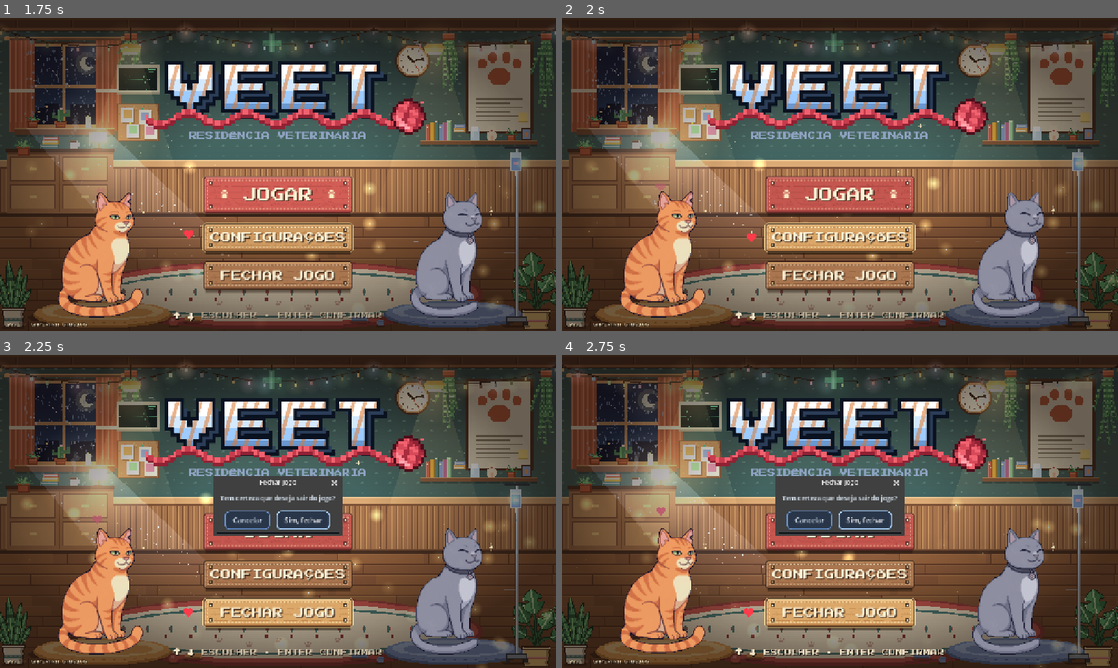
Above: before the commit, frames 1-4 (two rows, left to right).
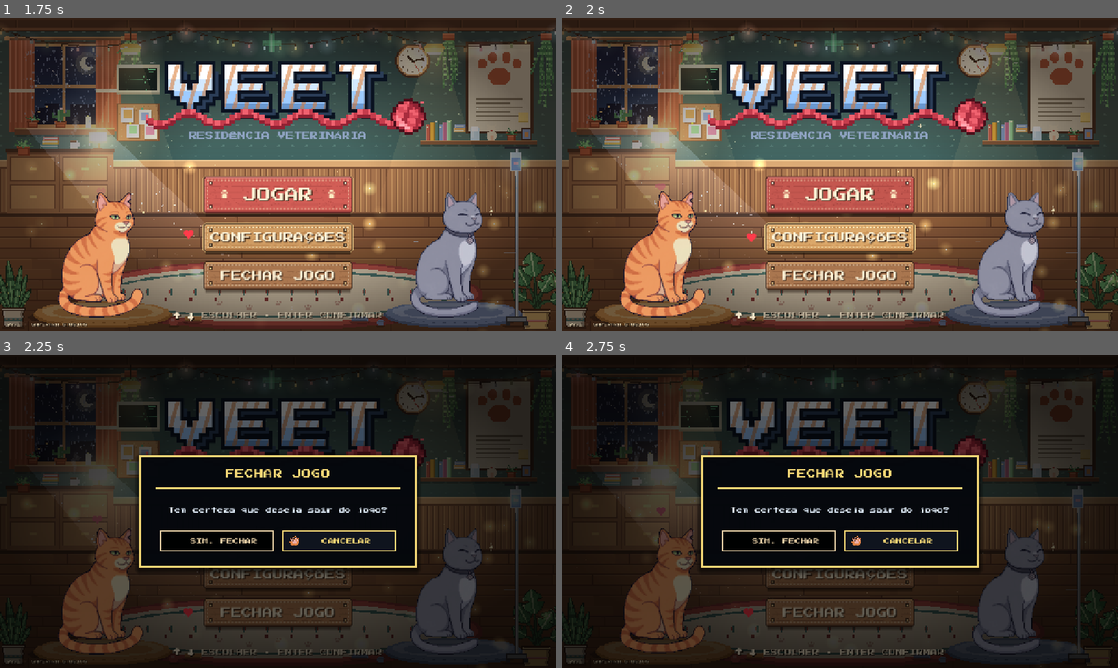
Above: after the commit, the same moments.

Repository: cauang/Veet
Game: Godot game, scene res://scenes/home/tela_home.tscn
The game is run twice, just before and just after one commit, with the same random seed, the same clock (stepped at 60 frames per second) and the same inputs.
Inputs (mouse positions are in pixels of both pictures, inside the frame that each line leads up to):
- Up to frame 1 (1.75 s): tap Enter (ui_accept) at 0.5 s; move the mouse to (400, 158) at 0.52 s; hold Right (ui_right) 0.53-1.25 s; hold Enter (ui_accept) 0.53-1.25 s; click (400, 158) at 0.67 s; drag from (166, 190) to (250, 237) at 1.27 s
- Up to frame 2 (2 s): no input
- Up to frame 3 (2.25 s): click "FECHAR JOGO" at 2 s
- Up to frame 4 (2.75 s): no input

Frames 1-2 are identical in both runs. In frame 3, 94% of the frame differs, in the area x 0-100%, y 0-100%; in frame 4, 94%.

Commit message:
feat: caixa de confirmacao estilizada (fechar jogo e voltar ao menu) e bip do eletrocardiograma
- CaixaConfirmacao reutilizavel no lugar do ConfirmationDialog padrao; trata o teclado sozinha sem vazar para a cena de baixo
- Home: fechar jogo usa a nova caixa; Batalha: ESC no menu pergunta antes de voltar ao menu
- Abertura da Home: 'pi' do monitor cardiaco no pico do batimento (sinal batimento em ecg_linha)

Diff:
--- /dev/null
+++ b/scenes/componentes/caixa_confirmacao.tscn
@@ -0,0 +1,108 @@
+[gd_scene format=3]
+
+[ext_resource type="Script" path="res://scripts/componentes/caixa_confirmacao.gd" id="1_script"]
+[ext_resource type="FontFile" path="res://assets/fontes/PressStart2P-Regular.ttf" id="2_fonte"]
+
+[sub_resource type="Theme" id="Tema"]
+default_font = ExtResource("2_fonte")
+default_font_size = 14
+
+[sub_resource type="StyleBoxFlat" id="PainelEstilo"]
+bg_color = Color(0.02, 0.03, 0.05, 0.97)
+border_width_left = 4
+border_width_top = 4
+border_width_right = 4
+border_width_bottom = 4
+border_color = Color(0.949, 0.839, 0.459, 1)
+shadow_color = Color(0, 0, 0, 0.55)
+shadow_size = 12
+shadow_offset = Vector2(0, 6)
+
+[sub_resource type="StyleBoxFlat" id="Faixa"]
+bg_color = Color(0.949, 0.839, 0.459, 1)
+
+[node name="CaixaConfirmacao" type="Control"]
+visible = false
+layout_mode = 3
+anchors_preset = 15
+anchor_right = 1.0
+anchor_bottom = 1.0
+grow_horizontal = 2
+grow_vertical = 2
+theme = SubResource("Tema")
+script = ExtResource("1_script")
+
+[node name="Escuro" type="ColorRect" parent="."]
+layout_mode = 1
+anchors_preset = 15
+anchor_right = 1.0
+anchor_bottom = 1.0
+color = Color(0, 0, 0, 0.62)
+
+[node name="Painel" type="PanelContainer" parent="."]
+unique_name_in_owner = true
+custom_minimum_size = Vector2(640, 0)
+layout_mode = 1
+anchors_preset = 8
+anchor_left = 0.5
+anchor_top = 0.5
+anchor_right = 0.5
+anchor_bottom = 0.5
+offset_left = -320.0
+offset_top = -130.0
+offset_right = 320.0
+offset_bottom = 130.0
+grow_horizontal = 2
+grow_vertical = 2
+theme_override_styles/panel = SubResource("PainelEstilo")
+
+[node name="Margem" type="MarginContainer" parent="Painel"]
+layout_mode = 2
+theme_override_constants/margin_left = 34
+theme_override_constants/margin_top = 28
+theme_override_constants/margin_right = 34
+theme_override_constants/margin_bottom = 30
+
+[node name="Coluna" type="VBoxContainer" parent="Painel/Margem"]
+layout_mode = 2
+theme_override_constants/separation = 20
+
+[node name="Titulo" type="Label" parent="Painel/Margem/Coluna"]
+unique_name_in_owner = true
+layout_mode = 2
+theme_override_colors/font_color = Color(0.949, 0.839, 0.459, 1)
+theme_override_font_sizes/font_size = 22
+text = "CONFIRMAR"
+horizontal_alignment = 1
+
+[node name="Faixa" type="Panel" parent="Painel/Margem/Coluna"]
+custom_minimum_size = Vector2(0, 4)
+layout_mode = 2
+theme_override_styles/panel = SubResource("Faixa")
+
+[node name="Mensagem" type="Label" parent="Painel/Margem/Coluna"]
+unique_name_in_owner = true
+custom_minimum_size = Vector2(0, 56)
+layout_mode = 2
+theme_override_constants/line_spacing = 12
+text = "Tem certeza?"
+horizontal_alignment = 1
+vertical_alignment = 1
+autowrap_mode = 3
+
+[node name="Botoes" type="HBoxContainer" parent="Painel/Margem/Coluna"]
+layout_mode = 2
+theme_override_constants/separation = 22
+alignment = 1
+
+[node name="BtnSim" type="Button" parent="Painel/Margem/Coluna/Botoes"]
+unique_name_in_owner = true
+custom_minimum_size = Vector2(260, 48)
+layout_mode = 2
+text = "SIM"
+
+[node name="BtnNao" type="Button" parent="Painel/Margem/Coluna/Botoes"]
+unique_name_in_owner = true
+custom_minimum_size = Vector2(260, 48)
+layout_mode = 2
+text = "NÃO"
--- a/scripts/batalha/batalha.gd
+++ b/scripts/batalha/batalha.gd
@@ -61,6 +61,7 @@
 var _depois_do_texto := Callable()
 var _audio: Node
 var _estado_anterior := "neutro"
+var _confirmacao_saida: CaixaConfirmacao
 var _ultimo_caractere := 0
 var _estilo_normal: StyleBoxFlat
 var _estilo_sel: StyleBoxFlat
@@ -165,6 +166,8 @@
 				_mover_menu((_indice_menu + 2) % ORDEM_ACOES.size())   # troca de linha
 			elif evento.is_action_pressed("ui_accept"):
 				_ativar_acao(ORDEM_ACOES[_indice_menu])
+			elif evento.is_action_pressed("ui_cancel"):
+				_pedir_saida()
 			else:
 				return
 		Estado.SUBMENU:
@@ -199,6 +202,15 @@
 	get_viewport().set_input_as_handled()
 
 
+## ESC no menu: pergunta se o jogador quer mesmo abandonar o caso.
+func _pedir_saida() -> void:
+	if _confirmacao_saida == null:
+		_confirmacao_saida = preload("res://scenes/componentes/caixa_confirmacao.tscn").instantiate()
+		add_child(_confirmacao_saida)
+		_confirmacao_saida.confirmado.connect(GerenciadorCenas.voltar_ao_menu)
+	_confirmacao_saida.perguntar("VOLTAR AO MENU", "O progresso deste caso será perdido.\nDeseja voltar ao menu principal?", "SIM, VOLTAR", "CONTINUAR")
+
+
 func _clique(evento: InputEvent) -> bool:
 	return evento is InputEventMouseButton and evento.pressed and evento.button_index == MOUSE_BUTTON_LEFT
 
--- /dev/null
+++ b/scripts/componentes/caixa_confirmacao.gd
@@ -0,0 +1,146 @@
+class_name CaixaConfirmacao
+extends Control
+## Caixa de confirmacao estilizada (no lugar do ConfirmationDialog padrao).
+##
+## Uso:
+##   var caixa: CaixaConfirmacao = preload("res://scenes/componentes/caixa_confirmacao.tscn").instantiate()
+##   add_child(caixa)
+##   caixa.confirmado.connect(_ao_confirmar)
+##   caixa.perguntar("FECHAR JOGO", "Tem certeza que deseja sair?", "SIM, FECHAR", "CANCELAR")
+##
+## Teclado: setas esquerda/direita escolhem, ENTER confirma e ESC cancela.
+## Mouse: passar por cima seleciona e o clique confirma. O botao "nao" vem
+## selecionado para evitar confirmar sem querer, e o foco volta para quem o
+## tinha antes de a caixa abrir.
+
+signal confirmado()
+signal cancelado()
+
+const COR_NORMAL := Color(0.89, 0.8, 0.64)
+const COR_SEL := Color(0.949, 0.839, 0.459)
+const PATA: Texture2D = preload("res://assets/patinha/patinha.png")
+
+@onready var painel: PanelContainer = %Painel
+@onready var titulo: Label = %Titulo
+@onready var mensagem: Label = %Mensagem
+@onready var btn_sim: Button = %BtnSim
+@onready var btn_nao: Button = %BtnNao
+
+var _foco_anterior: Control
+var _tween: Tween
+var _audio: Node
+var _patas: Dictionary = {}
+
+
+func _ready() -> void:
+	_audio = get_node_or_null("/root/GerenciadorAudio")
+	visible = false
+	process_mode = Node.PROCESS_MODE_ALWAYS
+
+	for botao: Button in [btn_sim, btn_nao]:
+		_estilizar(botao)
+		botao.pressed.connect(_responder.bind(botao == btn_sim))
+		botao.mouse_entered.connect(botao.grab_focus)
+		botao.focus_entered.connect(_atualizar_foco)
+		botao.focus_exited.connect(_atualizar_foco)
+	# Vizinhos explicitos: esquerda/direita alternam os dois botoes.
+	btn_sim.focus_neighbor_right = btn_nao.get_path()
+	btn_nao.focus_neighbor_left = btn_sim.get_path()
+	btn_sim.focus_neighbor_left = btn_nao.get_path()
+	btn_nao.focus_neighbor_right = btn_sim.get_path()
+
+
+## Abre a caixa. `texto_sim` / `texto_nao` personalizam os botoes.
+func perguntar(texto_titulo: String, texto_mensagem: String, texto_sim := "SIM", texto_nao := "NÃO") -> void:
+	titulo.text = texto_titulo
+	mensagem.text = texto_mensagem
+	btn_sim.text = texto_sim
+	btn_nao.text = texto_nao
+
+	_foco_anterior = get_viewport().gui_get_focus_owner()
+	move_to_front()
+	visible = true
+	modulate.a = 0.0
+	painel.pivot_offset = painel.size / 2.0
+	painel.scale = Vector2(0.92, 0.92)
+	if _tween != null and _tween.is_valid():
+		_tween.kill()
+	_tween = create_tween().set_parallel(true)
+	_tween.tween_property(self, "modulate:a", 1.0, 0.14)
+	_tween.tween_property(painel, "scale", Vector2.ONE, 0.18).set_trans(Tween.TRANS_BACK).set_ease(Tween.EASE_OUT)
+
+	_som("clique")
+	btn_nao.grab_focus()
+	_atualizar_foco()
+
+
+## Enquanto aberta, a caixa trata todo o teclado/controle e nao deixa nada vazar
+## para a cena de baixo (senao o ENTER que confirma tambem agiria no menu).
+func _input(evento: InputEvent) -> void:
+	if not visible:
+		return
+	if evento is InputEventMouse:
+		return   # o fundo escuro ja bloqueia os cliques; os botoes recebem o mouse normalmente
+
+	if evento.is_action_pressed("ui_cancel"):
+		_responder(false)
+	elif evento.is_action_pressed("ui_accept"):
+		_responder(btn_sim.has_focus())
+	elif evento.is_action_pressed("ui_left") or evento.is_action_pressed("ui_right"):
+		(btn_nao if btn_sim.has_focus() else btn_sim).grab_focus()
+		_som("hover")
+	get_viewport().set_input_as_handled()
+
+
+func _responder(sim: bool) -> void:
+	if not visible:
+		return
+	_som("confirmar" if sim else "clique")
+	if _tween != null and _tween.is_valid():
+		_tween.kill()
+	visible = false
+	if _foco_anterior != null and is_instance_valid(_foco_anterior) and _foco_anterior.is_inside_tree():
+		_foco_anterior.grab_focus()
+	if sim:
+		confirmado.emit()
+	else:
+		cancelado.emit()
+
+
+# ------------------------------------------------------------------ aparencia
+
+func _estilizar(botao: Button) -> void:
+	botao.add_theme_font_size_override("font_size", 14)
+	var pata := TextureRect.new()
+	pata.texture = PATA
+	pata.texture_filter = CanvasItem.TEXTURE_FILTER_NEAREST
+	pata.expand_mode = TextureRect.EXPAND_IGNORE_SIZE
+	pata.stretch_mode = TextureRect.STRETCH_KEEP_ASPECT_CENTERED
+	pata.custom_minimum_size = Vector2(26, 26)
+	pata.size = Vector2(26, 26)
+	pata.position = Vector2(14, 11)
+	pata.mouse_filter = Control.MOUSE_FILTER_IGNORE
+	pata.visible = false
+	botao.add_child(pata)
+	_patas[botao] = pata
+
+
+func _atualizar_foco() -> void:
+	for botao: Button in [btn_sim, btn_nao]:
+		var sel := botao.has_focus()
+		var estilo := StyleBoxFlat.new()
+		estilo.bg_color = Color(0.06, 0.08, 0.12, 0.96) if sel else Color(0, 0, 0, 0.9)
+		estilo.border_color = COR_SEL if sel else COR_NORMAL
+		estilo.set_border_width_all(3)
+		estilo.content_margin_left = 44.0
+		estilo.content_margin_right = 12.0
+		for nome in ["normal", "hover", "pressed", "focus", "disabled"]:
+			botao.add_theme_stylebox_override(nome, estilo)
+		for nome in ["font_color", "font_hover_color", "font_pressed_color", "font_focus_color"]:
+			botao.add_theme_color_override(nome, COR_SEL if sel else COR_NORMAL)
+		(_patas[botao] as TextureRect).visible = sel
+
+
+func _som(nome: String) -> void:
+	if _audio != null and _audio.has_method(nome):
+		_audio.call(nome)
--- a/scripts/home/ecg_linha.gd
+++ b/scripts/home/ecg_linha.gd
@@ -7,6 +7,13 @@
 ##  - monitor da parede (`modo_monitor = true`): um batimento que varre a tela
 ##    continuamente, deixando um rastro que desaparece aos poucos.
 
+## Emitido quando o pico do batimento (complexo QRS) acaba de ser desenhado na abertura.
+## A Home usa para tocar o "pi" do monitor cardiaco.
+signal batimento()
+
+## Fracao da linha em que fica o pico do QRS (x ~ 260 de 600 em FORMA_ABERTURA).
+const PROGRESSO_PICO := 0.43
+
 @export var modo_monitor := false
 @export var cor := Color(0.44, 0.88, 0.63)
 @export var espessura := 4.0
@@ -14,7 +21,11 @@
 
 var progresso := 0.0:
 	set(valor):
+		var anterior := progresso
 		progresso = clampf(valor, 0.0, 1.0)
+		if not modo_monitor and anterior < PROGRESSO_PICO and progresso >= PROGRESSO_PICO \
+				and is_visible_in_tree() and modulate.a > 0.2:
+			batimento.emit()
 		queue_redraw()
 
 # Forma do batimento da abertura, em unidades de 600 x 160.
--- a/scripts/home/tela_home.gd
+++ b/scripts/home/tela_home.gd
@@ -6,6 +6,9 @@
 ## suaves, sem degraus, e rodam na taxa de quadros da tela.
 ##
 ## Qualquer tecla ou clique durante a abertura acelera tudo ate o menu.
+
+# Caixa de confirmacao estilizada (fechar jogo).
+const CAIXA_CONFIRMACAO: PackedScene = preload("res://scenes/componentes/caixa_confirmacao.tscn")
 
 # A abertura completa toca uma vez por execucao; ao voltar do jogo ela e rapida.
 static var _abertura_ja_vista := false
@@ -53,9 +56,9 @@
 @onready var cortina: ColorRect = %Cortina
 
 @onready var painel_configuracoes: Control = %PainelConfiguracoes
-@onready var confirmacao_fechar: ConfirmationDialog = %ConfirmacaoFechar
 
 var audio: Node
+var _confirmacao_fechar: CaixaConfirmacao
 var _ignorar_foco := false
 var _velocidade_abertura := 1.0
 var _abertura: Tween
@@ -104,11 +107,11 @@
 # ---------------------------------------------------------------- preparacao
 
 func _conectar_sinais() -> void:
+	ecg_intro.connect("batimento", _on_batimento_ecg)
 	btn_jogar.pressed.connect(_on_jogar)
 	btn_configuracoes.pressed.connect(_on_configuracoes)
 	btn_fechar_jogo.pressed.connect(_on_fechar_jogo)
 	painel_configuracoes.connect("solicitar_fechar", _fechar_painel)
-	confirmacao_fechar.confirmed.connect(_on_confirmar_fechar)
 
 	for i in range(_botoes.size()):
 		var botao := _botoes[i]
@@ -348,6 +351,10 @@
 	create_tween().tween_property(camada, "modulate:a", 0.0, 0.25).set_trans(Tween.TRANS_SINE)
 
 
+func _on_batimento_ecg() -> void:
+	audio.bip_ecg()
+
+
 func _on_jogar() -> void:
 	audio.confirmar()
 	audio.parar_musica(0.8)   # a musica da Home acaba aqui; cada cena do jogo tem a sua
@@ -388,7 +395,11 @@
 
 func _on_fechar_jogo() -> void:
 	audio.clique()
-	confirmacao_fechar.popup_centered()
+	if _confirmacao_fechar == null:
+		_confirmacao_fechar = CAIXA_CONFIRMACAO.instantiate()
+		add_child(_confirmacao_fechar)
+		_confirmacao_fechar.confirmado.connect(_on_confirmar_fechar)
+	_confirmacao_fechar.perguntar("FECHAR JOGO", "Tem certeza que deseja sair do jogo?", "SIM, FECHAR", "CANCELAR")
 
 
 func _on_confirmar_fechar() -> void:
--- a/scripts/nucleo/gerenciador_audio.gd
+++ b/scripts/nucleo/gerenciador_audio.gd
@@ -44,6 +44,7 @@
 const SOM_PIU: AudioStream = preload("res://assets/audio/sfx/piu_passarinho.wav")
 const SOM_PIU_PIU: AudioStream = preload("res://assets/audio/sfx/piu_piu_passarinho.wav")
 const SOM_CARIMBO: AudioStream = preload("res://assets/audio/sfx/carimbo_aplicado.wav")
+const SOM_ECG: AudioStream = preload("res://assets/audio/sfx/ecg_bip.wav")
 
 const TAMANHO_PISCINA := 10
 const VOLUME_MUSICA_DB := -14.0
@@ -177,6 +178,11 @@
 	tocar(SOM_CARIMBO, -1.0)
 
 
+## "Pi" do monitor cardiaco, no pico do batimento da abertura.
+func bip_ecg() -> void:
+	tocar(SOM_ECG, -5.0)
+
+
 # ------------------------------------------------------- voz, gatos e jingles
 
 ## Blip de voz do personagem `id` (ver VOZES). Ids desconhecidos usam o narrador.
Not shown, added: assets/audio/sfx/ecg_bip.wav.import
Not shown, added: scripts/componentes/caixa_confirmacao.gd.uid
Not shown, changed: CREDITOS.md
Not shown, added: assets/audio/sfx/ecg_bip.wav
